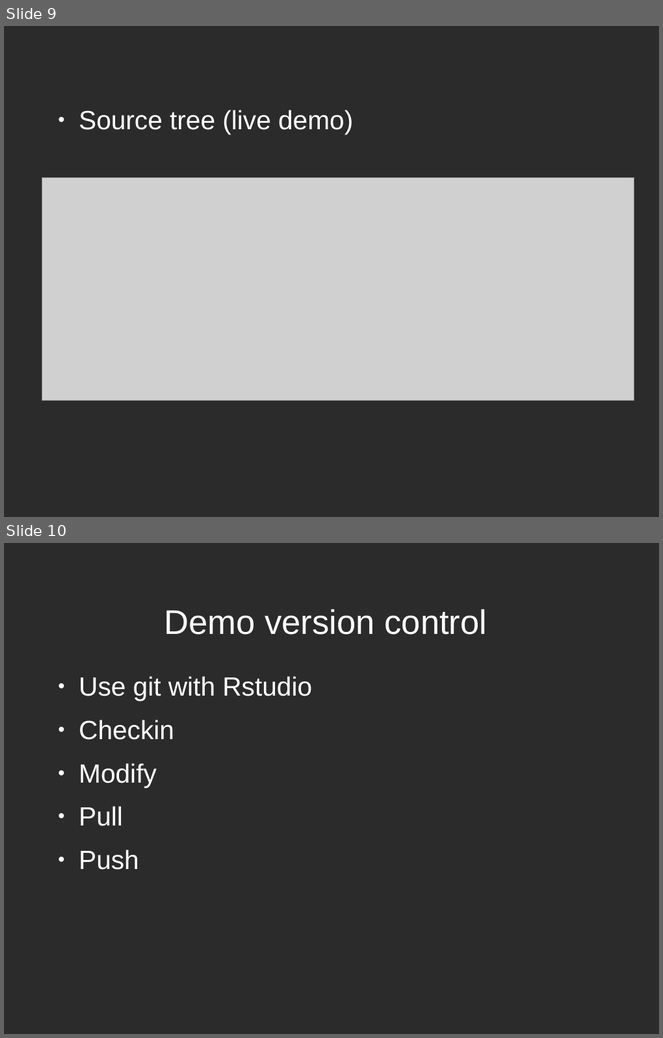
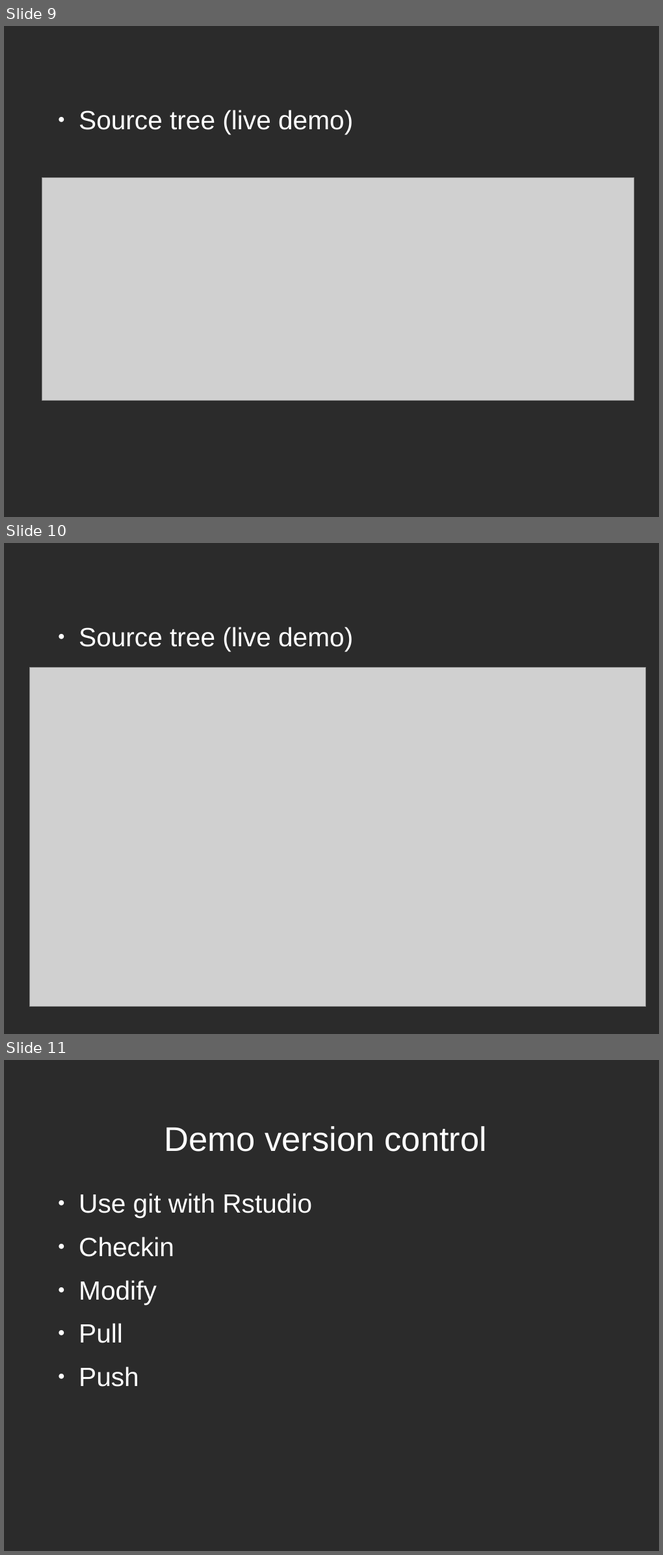
Before and after one commit to otlesz/r_repo, a slide deck: madUseRMeeting.odp. Shown one above the other, each under a label of ours: slides 9 and 10 before the commit, slides 9, 10 and 11 after it. The pictures are 663x1038 and 663x1555 pixels, drawn with LibreOffice and Linux fonts; fonts in the diff are those of the drawing; grey boxes stand for pictures; background and template pictures are left out; a plain dark background stands for a picture behind light text. Boxes give left, top, right and bottom in pixels: in the first picture for what was removed or moved away, otherwise in the second. Text is boxed around its words. In the diff, an @@ line names an element or a change of style, - is before the commit and + after.

```diff
--- a/madUseRMeeting.odp
+++ b/madUseRMeeting.odp
@@ slide 10 added at [4, 543, 659, 1034], background picture (left out) @@
@@ text added at [79, 627, 353, 652], 32 pt, text #FFFFFF @@
+● Source tree (live demo)
@@ picture added at [30, 668, 646, 1006] @@
@@ what was slide 10 is now slide 11 @@
```
Also in this commit, not shown: 1 other file.
